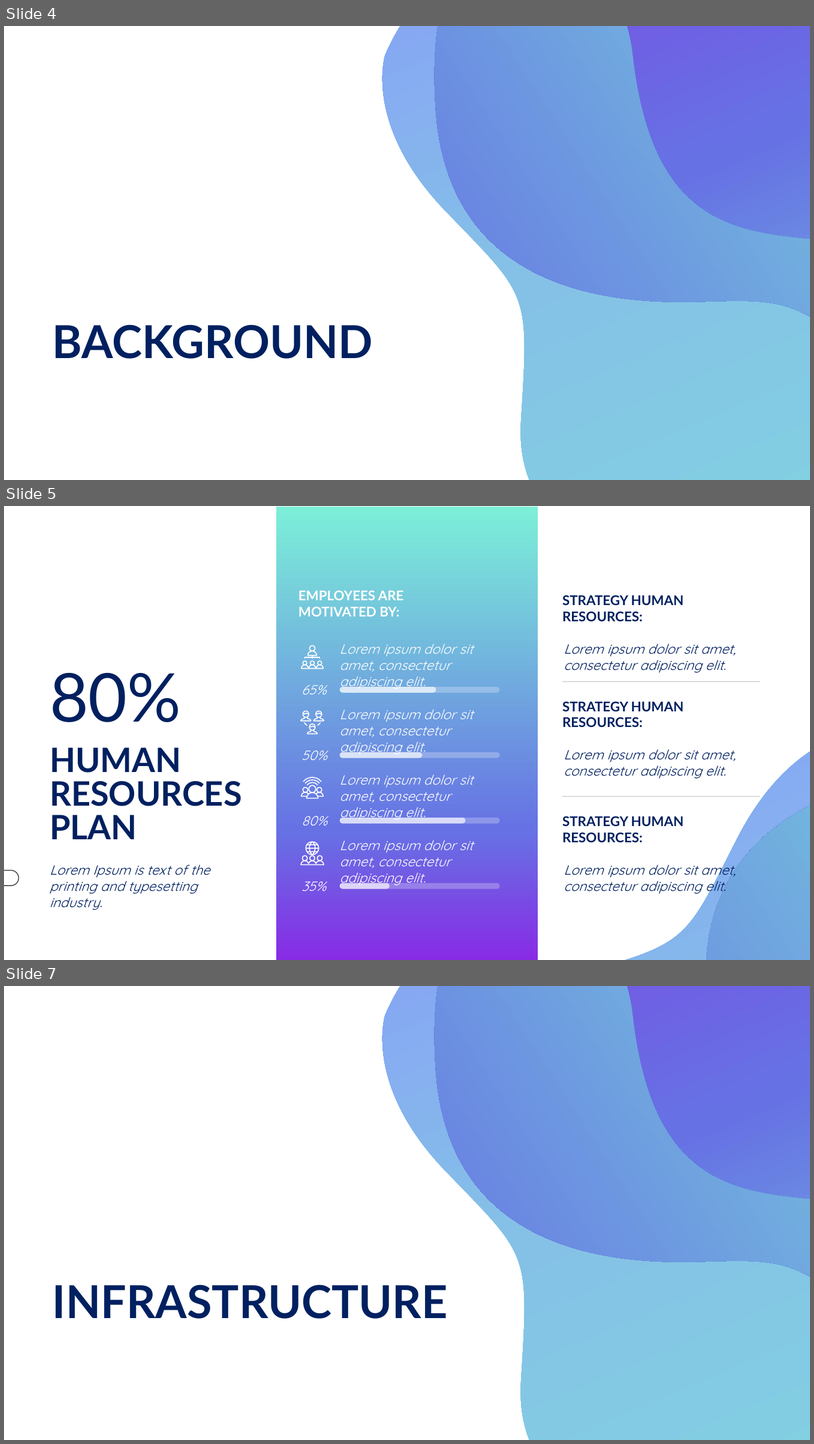
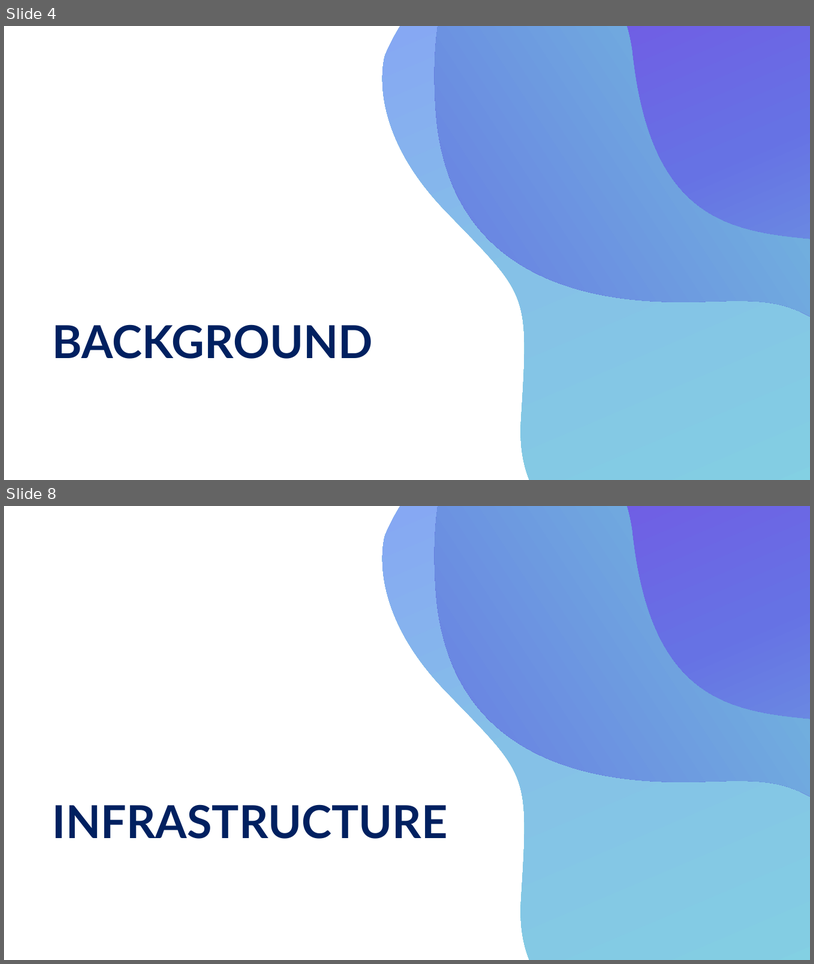
Before and after one commit to kloniphani/Dedomena, a slide deck: Presentation/Big Data Engineering.pptx. Shown one above the other, each under a label of ours: slides 4, 5 and 7 before the commit, slides 4 and 8 after it; the slides between them are not shown. The pictures are 814x1444 and 814x964 pixels, drawn with LibreOffice and Linux fonts; fonts in the diff are those of the drawing. Boxes give left, top, right and bottom in pixels: in the first picture for what was removed or moved away, otherwise in the second. Text is boxed around its words. In the diff, an @@ line names an element or a change of style, - is before the commit and + after.

```diff
--- a/Presentation/Big Data Engineering.pptx
+++ b/Presentation/Big Data Engineering.pptx
@@ slide 5 removed at (4, 506, 810, 960), background #FFFFFF @@
@@ freeform shape removed at (314, 615, 810, 960) @@
@@ freeform shape removed at (397, 623, 810, 960) @@
@@ freeform shape removed at (396, 652, 810, 960) @@
@@ text removed at (50, 673, 182, 722) @@
-80%
@@ group removed at (563, 595, 761, 894): 6 texts, 2 lines @@
-STRATEGY HUMAN RESOURCES:
-Lorem ipsum dolor sit amet, consectetur adipiscing elit.
-STRATEGY HUMAN RESOURCES:
-Lorem ipsum dolor sit amet, consectetur adipiscing elit.
-STRATEGY HUMAN RESOURCES:
-Lorem ipsum dolor sit amet, consectetur adipiscing elit.
@@ text removed at (50, 747, 242, 839) @@
-HUMAN RESOURCES
-PLAN
@@ text removed at (50, 864, 210, 894) @@
-Lorem Ipsum is text of the printing and typesetting industry.
@@ rounded rectangle removed at (4, 870, 19, 885) @@
@@ group removed at (276, 507, 538, 960): 24 freeform shapes, 13 ellipses, 9 texts, 8 rounded rectangles, 6 lines, 1 parallelogram @@
-EMPLOYEES ARE MOTIVATED BY:
-Lorem ipsum dolor sit amet, consectetur adipiscing elit.
-Lorem ipsum dolor sit amet, consectetur adipiscing elit.
-Lorem ipsum dolor sit amet, consectetur adipiscing elit.
-Lorem ipsum dolor sit amet, consectetur adipiscing elit.
-65%
-50%
-80%
-35%
@@ what was slide 7 is now slide 8 @@
```
Also in this commit, not shown: 6 slides added, 2 other files.
